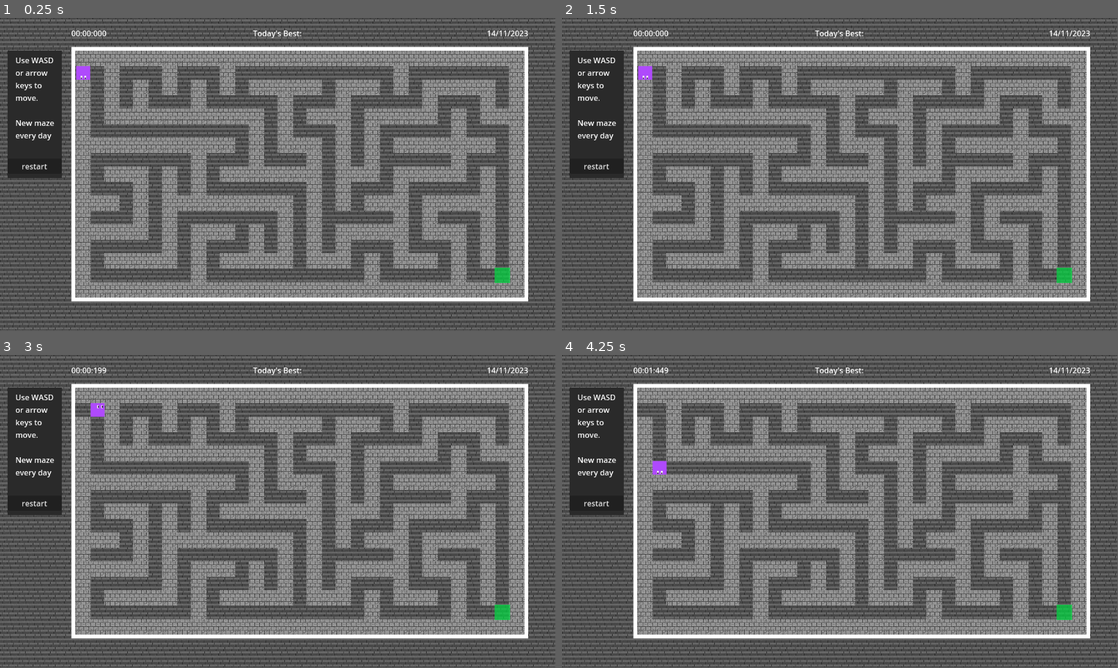
Above: before the commit, frames 1-4 (two rows, left to right).
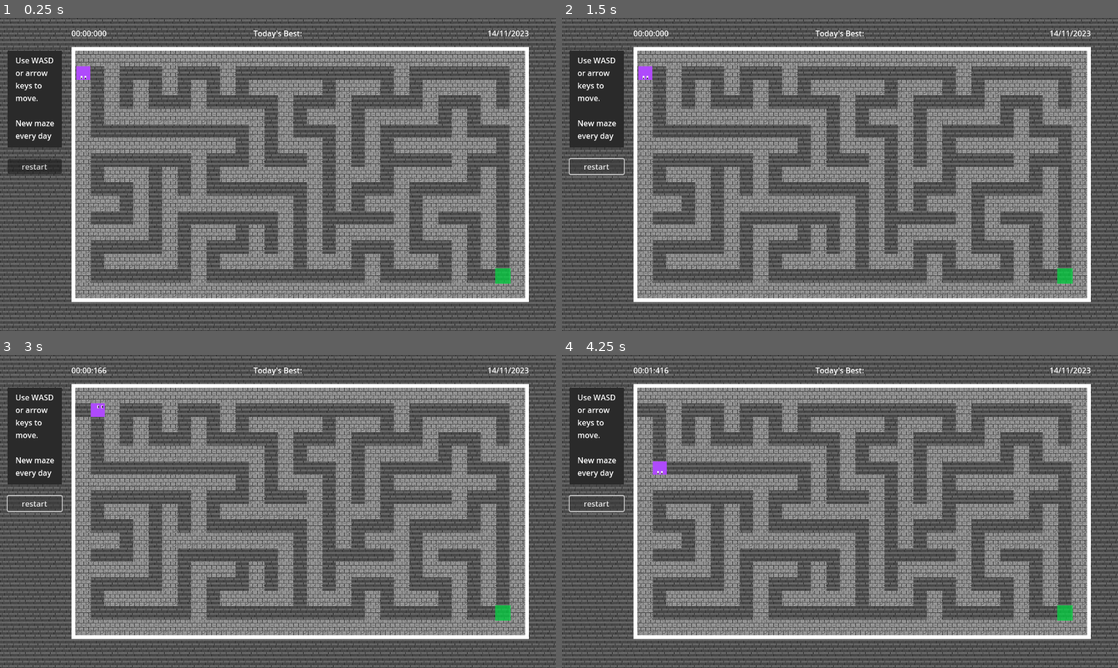
Above: after the commit, the same moments.

Repository: GuySandler/One-Maze-Per-Day
Game: Godot game, scene res://game.tscn
Two runs of this game, one before a commit and one after it. Both use one fixed random seed, a clock stepped at 60 frames per second and the inputs below.
Inputs:
- Up to frame 1 (0.25 s): no input
- Up to frame 2 (1.5 s): click "restart" at 0.5 s; click "restart" at 1.25 s
- Up to frame 3 (3 s): click "restart" at 2 s; tap Enter at 2.75 s; hold Right (ui_right) from 2.78 s (still down)
- Up to frame 4 (4.25 s): release Right (ui_right) at 3.53 s; hold Down (ui_down) from 3.53 s (still down)
In our replay, the window is 799x449 before the commit and 800x450 after it. These sizes can differ from the game's own. Grey fills any space a smaller window leaves; there, only what the larger window draws over its background counts as a difference.

The runs differ from the first frame. In frame 1, 19% of the frame differs, in the area x 0-100%, y 0-100%; in frame 2, 20%; in frame 3, 20%; in frame 4, 20%.

Commit message:
some setting changes for export

Diff:
--- a/game.tscn
+++ b/game.tscn
@@ -28,6 +28,7 @@
 offset_bottom = 264.0
 
 [node name="Camera2D" type="Camera2D" parent="."]
+z_index = 1
 
 [node name="timer" type="Label" parent="."]
 offset_left = -428.0
@@ -74,15 +75,9 @@
 text = "Today's Best:"
 horizontal_alignment = 1
 
-[node name="Button" type="Button" parent="."]
-offset_left = -560.0
-offset_top = -32.0
-offset_right = -448.0
-offset_bottom = -1.0
-text = "restart"
-
 [node name="TextureRect" type="TextureRect" parent="."]
 z_index = -2
+z_as_relative = false
 offset_left = -608.0
 offset_top = -344.0
 offset_right = 616.0
@@ -91,11 +86,22 @@
 stretch_mode = 1
 
 [node name="ColorRect" type="ColorRect" parent="."]
+light_mask = 2
+visibility_layer = 2
 z_index = -1
 offset_left = -560.0
 offset_top = -256.0
 offset_right = -448.0
-offset_bottom = 8.0
+offset_bottom = -56.0
 color = Color(0.166853, 0.166853, 0.166853, 1)
 
+[node name="Button" type="Button" parent="."]
+visibility_layer = 15
+z_index = 2
+offset_left = -560.0
+offset_top = -32.0
+offset_right = -448.0
+offset_bottom = -1.0
+text = "restart"
+
 [connection signal="pressed" from="Button" to="." method="restartGame"]
--- a/project.godot
+++ b/project.godot
@@ -14,6 +14,10 @@
 run/main_scene="uid://doppbikjfjkxa"
 config/features=PackedStringArray("4.4", "GL Compatibility")
 config/icon="res://icon.svg"
+
+[display]
+
+window/stretch/mode="viewport"
 
 [editor_plugins]
 
